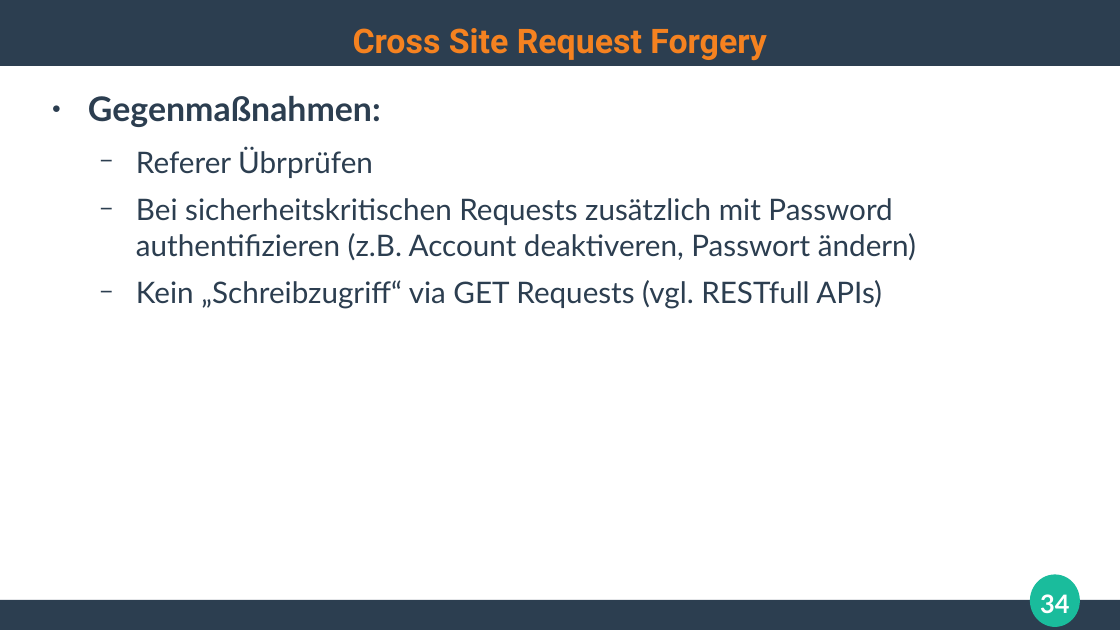
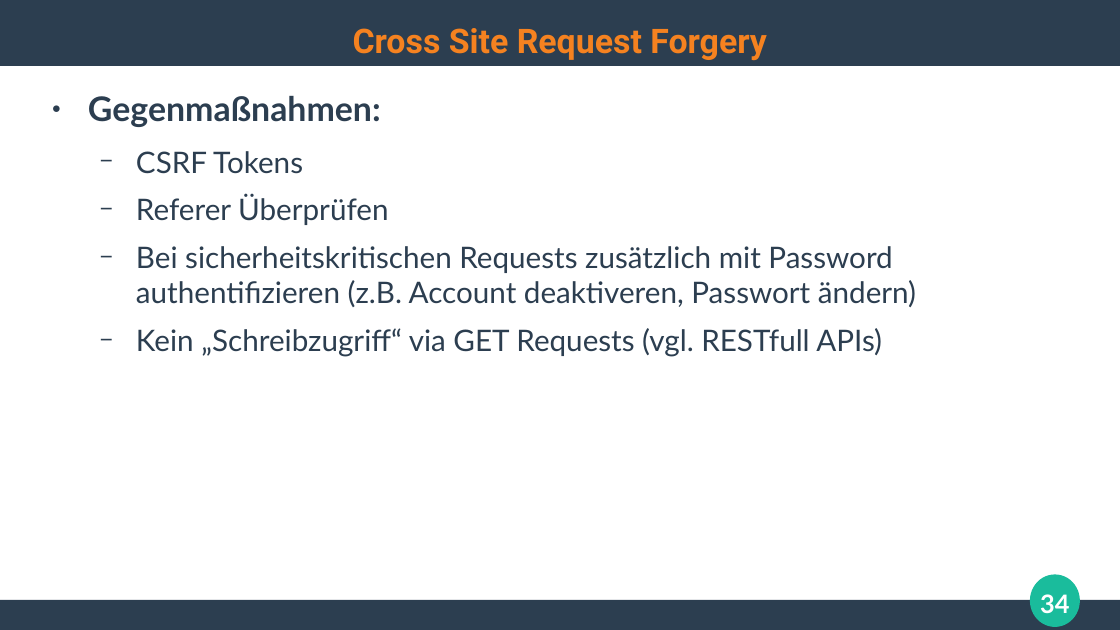
Before and after one commit to ghandmann/HS-AlbSig-WebAnwendungen2, a slide deck: slide 34 of Kapitel/06_WebSecurity.odp. Drawn at 1120x630 pixels with LibreOffice and Linux fonts; fonts in the diff are those of the drawing. Boxes give left, top, right and bottom in pixels: in the first picture for what was removed or moved away, otherwise in the second. Text is boxed around its words. In the diff, an @@ line names an element or a change of style, - is before the commit and + after.

Commit message:
typos

```diff
--- a/Kapitel/06_WebSecurity.odp
+++ b/Kapitel/06_WebSecurity.odp
@@ text at (136, 151, 389, 225): text changed @@
-  − Referer Übrprüfen
+  − CSRF Tokens
+  − Referer Überprüfen
```
